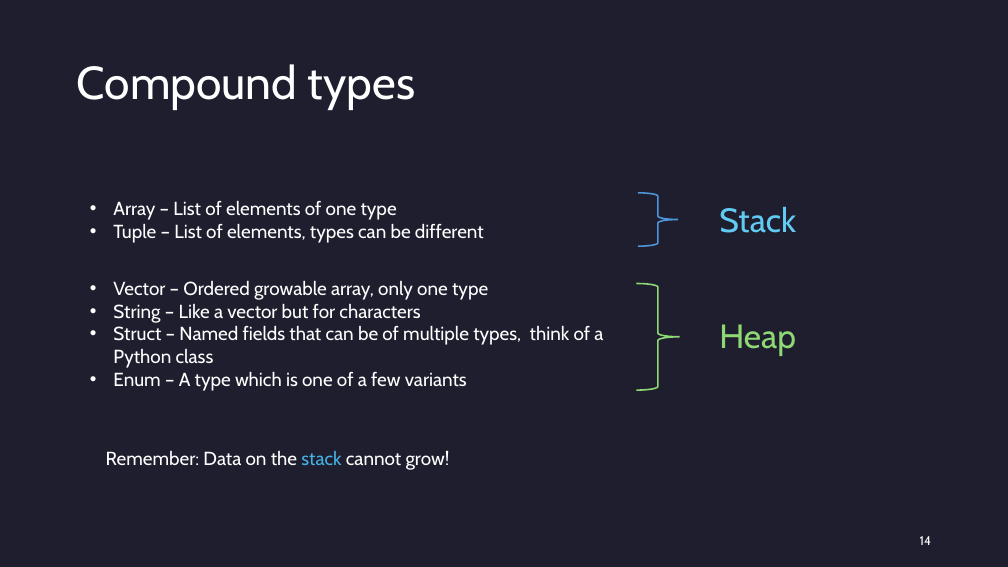
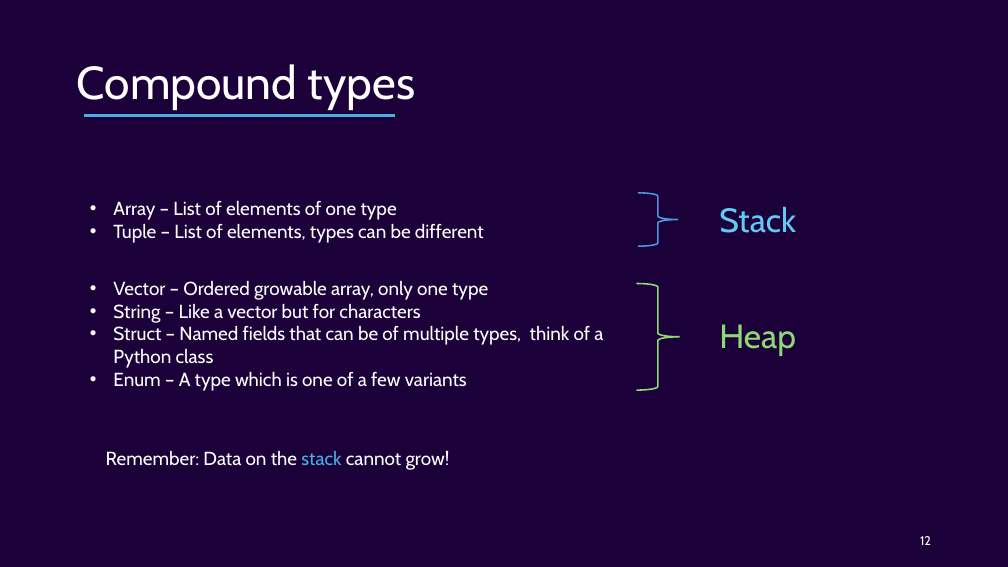
Before and after one commit to Ordina-Group/pythoneers-rust-workshop, a slide deck: slide 12 of Rust.pptx (slide 14 before the commit). Drawn at 1008x567 pixels with LibreOffice and Linux fonts; fonts in the diff are those of the drawing. Boxes give left, top, right and bottom in pixels: in the first picture for what was removed or moved away, otherwise in the second. Text is boxed around its words. In the diff, an @@ line names an element or a change of style, - is before the commit and + after.

```diff
--- a/Rust.pptx
+++ b/Rust.pptx
@@ background #1E1E2E to #1C003A @@
@@ line added from (84, 116) to (395, 116), #46B1E1 2.25 pt @@
@@ page number at (920,536,931,545): text changed @@
-14
+12
```
Also in this commit, not shown: 22 other slides changed, 17 slides added, 2 slides removed.
